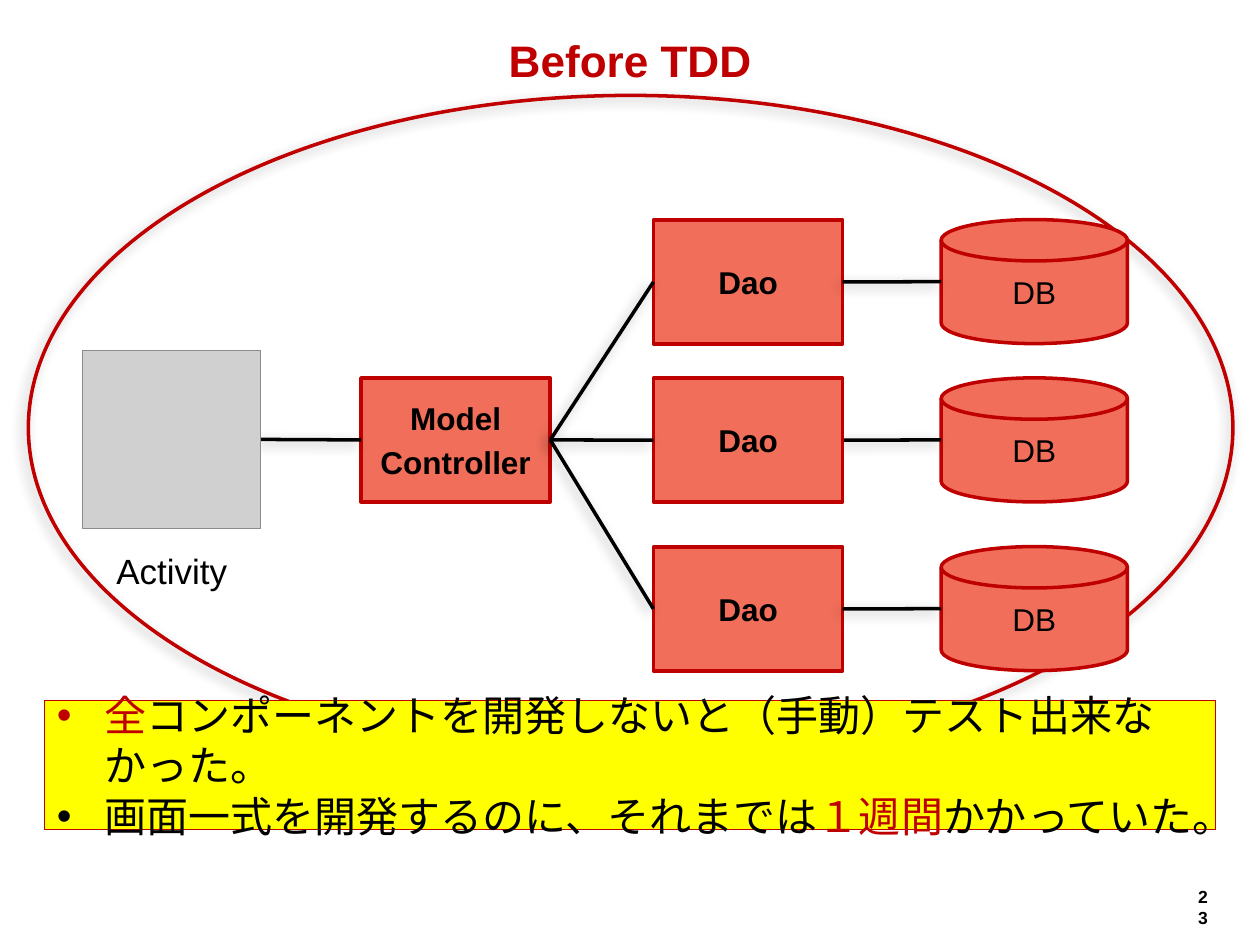
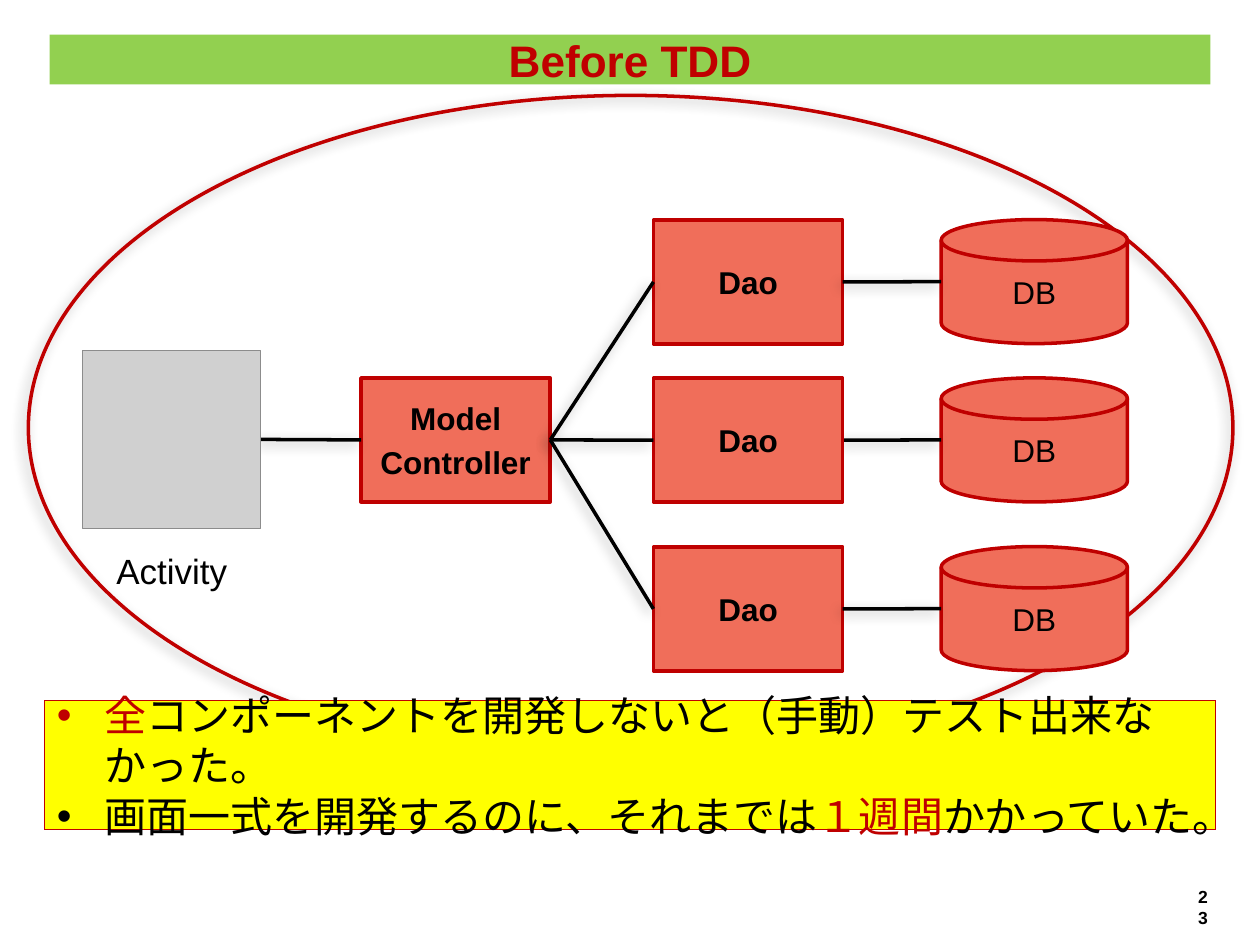
Before and after one commit to hageyahhoo/agile2014, a slide deck: slide 23 of presentations/TechnologyDrivenDevelopment.pptx. Drawn at 1260x945 pixels with LibreOffice and Linux fonts; fonts in the diff are those of the drawing; grey boxes stand for pictures; background and template pictures are left out. Boxes give left, top, right and bottom in pixels: in the first picture for what was removed or moved away, otherwise in the second. Text is boxed around its words. In the diff, an @@ line names an element or a change of style, - is before the commit and + after.

```diff
--- a/presentations/TechnologyDrivenDevelopment.pptx
+++ b/presentations/TechnologyDrivenDevelopment.pptx
@@ title "Before TDD": place and size @@
-title "Before TDD" at (509,45,752,78)
+title "Before TDD" at (49,35,1210,84)
@@ title "Before TDD" at (49,35,1210,84): fill none to #92D050 @@
```
Also in this commit, not shown: 2 other slides changed, 2 slides added, 2 slides removed.
